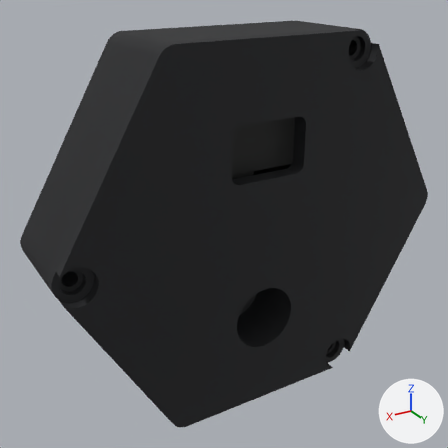
The glTF model static/3d/cue-hex.glb as it was, and as the next commit left it.
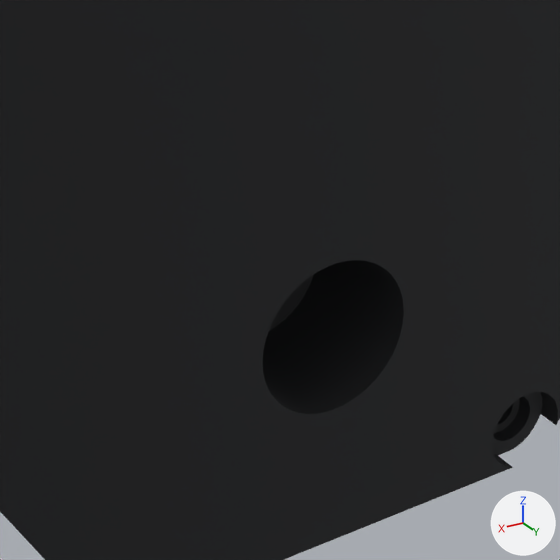
Each version is shown whole from a camera (50 mm lens) standing at (0.0377, 0.0522, 0.0291) and looking at (0.002, -0.0073, -0.0006), then close up on the part from 30% to 78% of the width and 42% to 90% of the height. The lights are fixed; the arrows at lower right show +X, +Y and +Z. The first two pictures are the older version.

In view in the first close-up: 'cover' and 1 more.
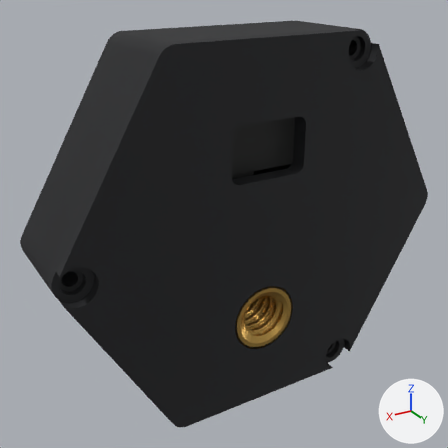
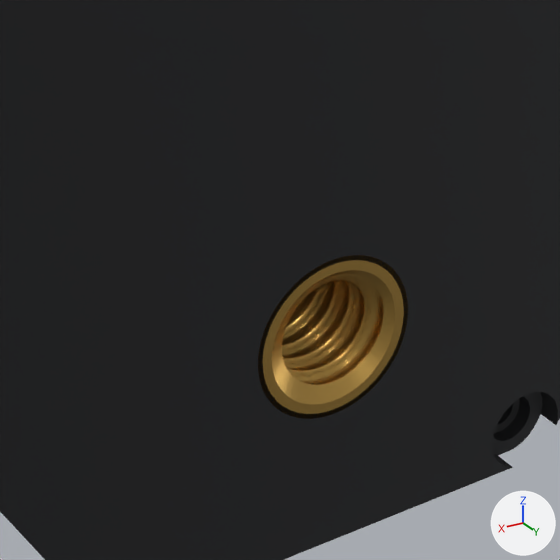
Where the change shows, as pixel boxes [x1, y1, x2, y2] in the close-ups (560 x 560 px):
'insert', added (orange): after [258, 255, 408, 419]

The change, as a diff of the scene's bpy script:
```diff
--- a/static/3d/cue-hex.glb.py
+++ b/static/3d/cue-hex.glb.py
@@ mat_brass @@
+mat_brass = principled_material('brass')
+mat_brass.base_color = (0.672, 0.413, 0.107)  # orange #d6ac5c
+mat_brass.metallic = 1.0
+mat_brass.roughness = 0.3
@@ me_insert @@
+me_insert.from_pydata(...)  # 7499 vertices, 14998 faces; spans x -0.0036..0.0051, y -0.0064..0.0, z -0.01475..-0.00605
+me_insert.materials.append(mat_brass)  # orange #d6ac5c
@@ ob_insert @@
+ob_insert = bpy.data.objects.new('insert', me_insert)
+ob_insert.location = (0.0, 0.0, 0.0)
```
